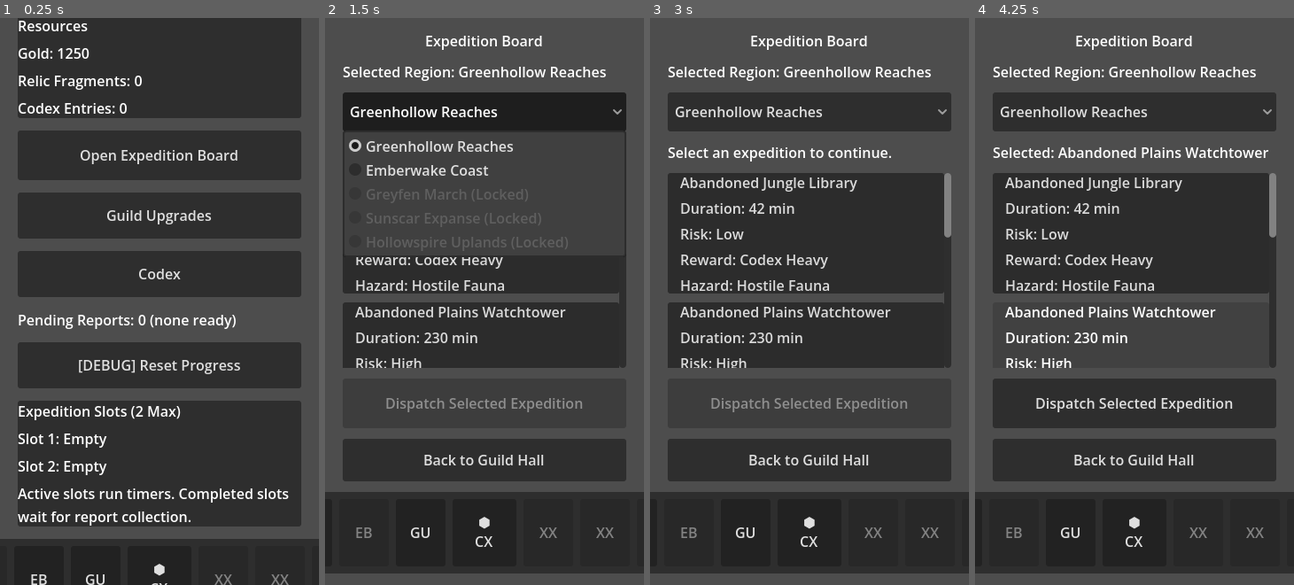
Above: before the commit, frames 1-4 (left to right).
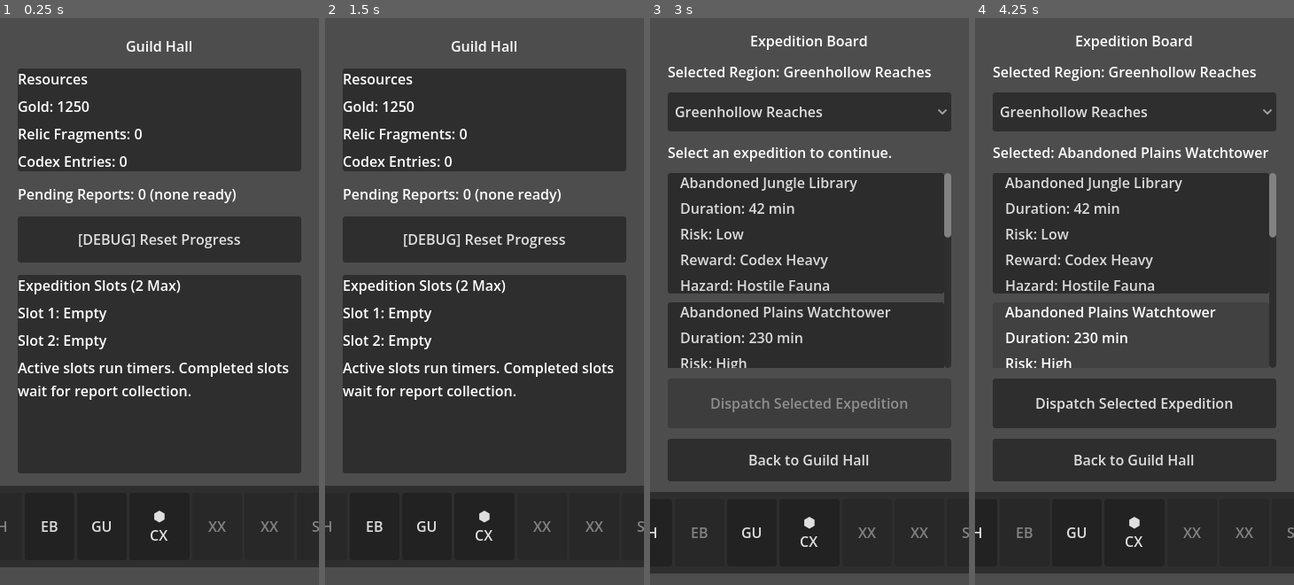
Above: after the commit, the same moments.

Repository: Navandis/expedition-guild-idle
Game: Godot game, scene res://scenes/main/Main.tscn
Two runs of this game, one before a commit and one after it. Both use one fixed random seed, a clock stepped at 60 frames per second and the inputs below.
Inputs (mouse positions are in pixels of both pictures, inside the frame that each line leads up to):
- Up to frame 1 (0.25 s): no input
- Up to frame 2 (1.5 s): click (484, 154) at 0.5 s, where only the run before the commit has a clickable "Open Expedition Board"; click (484, 108) at 1.25 s, where only the run before the commit has a clickable "Greenhollow Reaches"
- Up to frame 3 (3 s): click (806, 233) at 2.02 s; click (701, 528) at 2.75 s, where only the run after the commit has a clickable "EB"
- Up to frame 4 (4.25 s): click (1131, 363) at 3.52 s

The runs differ from the first frame. In frame 1, 42% of the frame differs, in the area x 0-100%, y 0-100%; in frame 2, 22%; in frame 3, 0.4%; in frame 4, 0.4%.

Commit message:
Fix bottom nav responsiveness and remove Guild Hall duplicate nav buttons

Diff:
--- a/scenes/components/BottomNavBar.tscn
+++ b/scenes/components/BottomNavBar.tscn
@@ -27,43 +27,51 @@
 
 [node name="ButtonsRow" type="HBoxContainer" parent="Panel/Margin"]
 layout_mode = 2
-theme_override_constants/separation = 8
+size_flags_horizontal = 3
+theme_override_constants/separation = 3
 alignment = 1
 
 [node name="GHButton" type="Button" parent="Panel/Margin/ButtonsRow"]
 custom_minimum_size = Vector2(56, 56)
 layout_mode = 2
+size_flags_horizontal = 3
 text = "GH"
 
 [node name="EBButton" type="Button" parent="Panel/Margin/ButtonsRow"]
 custom_minimum_size = Vector2(56, 56)
 layout_mode = 2
+size_flags_horizontal = 3
 text = "EB"
 
 [node name="GUButton" type="Button" parent="Panel/Margin/ButtonsRow"]
 custom_minimum_size = Vector2(56, 56)
 layout_mode = 2
+size_flags_horizontal = 3
 text = "GU"
 
 [node name="CXButton" type="Button" parent="Panel/Margin/ButtonsRow"]
 custom_minimum_size = Vector2(72, 72)
 layout_mode = 2
+size_flags_horizontal = 3
 text = "⬢\nCX"
 
 [node name="XXButtonLeft" type="Button" parent="Panel/Margin/ButtonsRow"]
 custom_minimum_size = Vector2(56, 56)
 layout_mode = 2
+size_flags_horizontal = 3
 disabled = true
 text = "XX"
 
 [node name="XXButtonRight" type="Button" parent="Panel/Margin/ButtonsRow"]
 custom_minimum_size = Vector2(56, 56)
 layout_mode = 2
+size_flags_horizontal = 3
 disabled = true
 text = "XX"
 
 [node name="SHButton" type="Button" parent="Panel/Margin/ButtonsRow"]
 custom_minimum_size = Vector2(56, 56)
 layout_mode = 2
+size_flags_horizontal = 3
 disabled = true
 text = "SH"
--- a/scenes/guild_hall/GuildHall.tscn
+++ b/scenes/guild_hall/GuildHall.tscn
@@ -56,21 +56,6 @@
 layout_mode = 2
 text = "Codex Entries: 0"
 
-[node name="OpenBoardButton" type="Button" parent="SafeArea/RootColumn" unique_id=2015018345]
-custom_minimum_size = Vector2(0, 56)
-layout_mode = 2
-text = "Open Expedition Board"
-
-[node name="OpenUpgradesButton" type="Button" parent="SafeArea/RootColumn" unique_id=774331471]
-custom_minimum_size = Vector2(0, 52)
-layout_mode = 2
-text = "Guild Upgrades"
-
-[node name="OpenCodexButton" type="Button" parent="SafeArea/RootColumn" unique_id=22295093]
-custom_minimum_size = Vector2(0, 52)
-layout_mode = 2
-text = "Codex"
-
 [node name="OpenReportButton" type="Button" parent="SafeArea/RootColumn" unique_id=1348621159]
 visible = false
 custom_minimum_size = Vector2(0, 52)
--- a/scripts/core/GameManager.gd
+++ b/scripts/core/GameManager.gd
@@ -58,10 +58,9 @@
 func _show_guild_hall() -> void:
 	if _guild_hall_controller == null:
 		_guild_hall_controller = GUILD_HALL_SCENE.instantiate() as GuildHallController
-		_guild_hall_controller.open_expedition_board_requested.connect(_on_open_expedition_board_requested)
+		# Guild Hall no longer owns big cross-screen nav buttons.
+		# Only report/debug actions are local; GH/EB/GU/CX routing is bottom-nav driven.
 		_guild_hall_controller.open_report_requested.connect(_on_open_report_requested)
-		_guild_hall_controller.open_upgrades_requested.connect(_on_open_upgrades_requested)
-		_guild_hall_controller.open_codex_requested.connect(_on_open_codex_requested)
 		_guild_hall_controller.navigate_requested.connect(_on_global_navigation_requested)
 		_guild_hall_controller.debug_finish_requested.connect(_on_debug_finish_requested)
 		_guild_hall_controller.debug_reset_requested.connect(_on_debug_reset_requested)
@@ -167,20 +166,8 @@
 	_mounted_screen = screen
 
 
-func _on_open_expedition_board_requested() -> void:
-	_show_expedition_board()
-
-
 func _on_open_report_requested() -> void:
 	_show_report_screen()
-
-
-func _on_open_upgrades_requested() -> void:
-	_show_upgrades_screen()
-
-
-func _on_open_codex_requested() -> void:
-	_show_codex_screen()
 
 
 func _on_global_navigation_requested(target_screen: String) -> void:
--- a/scripts/ui/BottomNavBar.gd
+++ b/scripts/ui/BottomNavBar.gd
@@ -5,6 +5,8 @@
 # Shared bottom navigation row used by major in-scope screens.
 # This keeps screen-to-screen navigation in one place and clearly marks
 # which buttons are active routes versus placeholder slots.
+# It also recalculates button size on resize so the full bar stays usable
+# on narrow/mobile widths without adding internal scrolling.
 
 signal navigate_requested(target_screen: String)
 
@@ -15,6 +17,7 @@
 
 @export var current_screen: String = ""
 
+@onready var _buttons_row: HBoxContainer = $Panel/Margin/ButtonsRow
 @onready var _guild_hall_button: Button = $Panel/Margin/ButtonsRow/GHButton
 @onready var _expedition_board_button: Button = $Panel/Margin/ButtonsRow/EBButton
 @onready var _guild_upgrades_button: Button = $Panel/Margin/ButtonsRow/GUButton
@@ -22,6 +25,8 @@
 
 
 func _ready() -> void:
+	# Reflow nav button sizes whenever the control width changes.
+	resized.connect(_update_responsive_button_sizes)
 	# Active routes wired for this milestone: GH, EB, GU, and center CX.
 	_guild_hall_button.pressed.connect(func() -> void:
 		navigate_requested.emit(TARGET_GUILD_HALL)
@@ -36,6 +41,7 @@
 		navigate_requested.emit(TARGET_CODEX)
 	)
 	_refresh_active_state()
+	_update_responsive_button_sizes()
 
 
 func set_current_screen(screen_id: String) -> void:
@@ -51,3 +57,31 @@
 	_expedition_board_button.disabled = current_screen == TARGET_EXPEDITION_BOARD
 	_guild_upgrades_button.disabled = current_screen == TARGET_GUILD_UPGRADES
 	_codex_button.disabled = current_screen == TARGET_CODEX
+
+
+func _update_responsive_button_sizes() -> void:
+	if not is_node_ready():
+		return
+
+	var all_buttons: Array[Button] = [
+		$Panel/Margin/ButtonsRow/GHButton,
+		$Panel/Margin/ButtonsRow/EBButton,
+		$Panel/Margin/ButtonsRow/GUButton,
+		$Panel/Margin/ButtonsRow/CXButton,
+		$Panel/Margin/ButtonsRow/XXButtonLeft,
+		$Panel/Margin/ButtonsRow/XXButtonRight,
+		$Panel/Margin/ButtonsRow/SHButton
+	]
+
+	# Keep side buttons square while scaling all seven buttons to fit width.
+	# The center Codex button stays larger/highlighted via a small bonus size.
+	var separation := _buttons_row.get_theme_constant("separation")
+	var center_bonus := 12.0
+	var usable_width := max(_buttons_row.size.x - float(separation * (all_buttons.size() - 1)), 1.0)
+	var side_size := clamp(floor((usable_width - center_bonus) / 7.0), 40.0, 56.0)
+	var center_size := clamp(side_size + center_bonus, 48.0, 72.0)
+
+	for i in all_buttons.size():
+		var is_center := i == 3
+		var button_size := center_size if is_center else side_size
+		all_buttons[i].custom_minimum_size = Vector2(button_size, button_size)
--- a/scripts/ui/GuildHallController.gd
+++ b/scripts/ui/GuildHallController.gd
@@ -5,15 +5,13 @@
 # GuildHallController is the home screen for the current gameplay loop.
 # In the two-slot milestone it shows both expedition slots (empty/active/
 # completed), the pending report count, and entry points to dispatch/reports.
-# It also exposes Upgrades/Codex navigation and temporary debug controls.
+# Guild Hall now relies on the shared bottom nav for cross-screen navigation,
+# so the old large "Open Board / Upgrades / Codex" buttons were removed.
 # This script also exposes temporary debug controls:
 # - finish active expedition instantly (test-only)
 # - reset all prototype progress through GameManager's shared baseline reset flow.
 
-signal open_expedition_board_requested
 signal open_report_requested
-signal open_upgrades_requested
-signal open_codex_requested
 signal navigate_requested(target_screen: String)
 signal debug_finish_requested
 signal debug_reset_requested
@@ -23,8 +21,6 @@
 @onready var _codex_entries_label: Label = $SafeArea/RootColumn/ResourcesPanel/ResourceRows/CodexEntriesLabel
 @onready var _open_report_button: Button = $SafeArea/RootColumn/OpenReportButton
 @onready var _pending_reports_label: Label = $SafeArea/RootColumn/PendingReportsLabel
-@onready var _open_upgrades_button: Button = $SafeArea/RootColumn/OpenUpgradesButton
-@onready var _open_codex_button: Button = $SafeArea/RootColumn/OpenCodexButton
 @onready var _debug_finish_button: Button = $SafeArea/RootColumn/DebugFinishButton
 @onready var _debug_reset_button: Button = $SafeArea/RootColumn/DebugResetButton
 @onready var _slot_one_label: Label = $SafeArea/RootColumn/ActiveExpeditionPanel/ActiveRows/SlotOneLabel
@@ -40,9 +36,6 @@
 
 
 func _ready() -> void:
-	$SafeArea/RootColumn/OpenBoardButton.pressed.connect(_on_open_board_pressed)
-	_open_upgrades_button.pressed.connect(_on_open_upgrades_pressed)
-	_open_codex_button.pressed.connect(_on_open_codex_pressed)
 	_open_report_button.pressed.connect(_on_open_report_pressed)
 	_debug_finish_button.pressed.connect(_on_debug_finish_pressed)
 	_debug_reset_button.pressed.connect(_on_debug_reset_pressed)
@@ -129,20 +122,8 @@
 	return "Slot %d: Completed - %s (Report queued)" % [slot_index + 1, expedition_name]
 
 
-func _on_open_board_pressed() -> void:
-	open_expedition_board_requested.emit()
-
-
 func _on_open_report_pressed() -> void:
 	open_report_requested.emit()
-
-
-func _on_open_upgrades_pressed() -> void:
-	open_upgrades_requested.emit()
-
-
-func _on_open_codex_pressed() -> void:
-	open_codex_requested.emit()
 
 
 func _on_bottom_nav_requested(target_screen: String) -> void:
